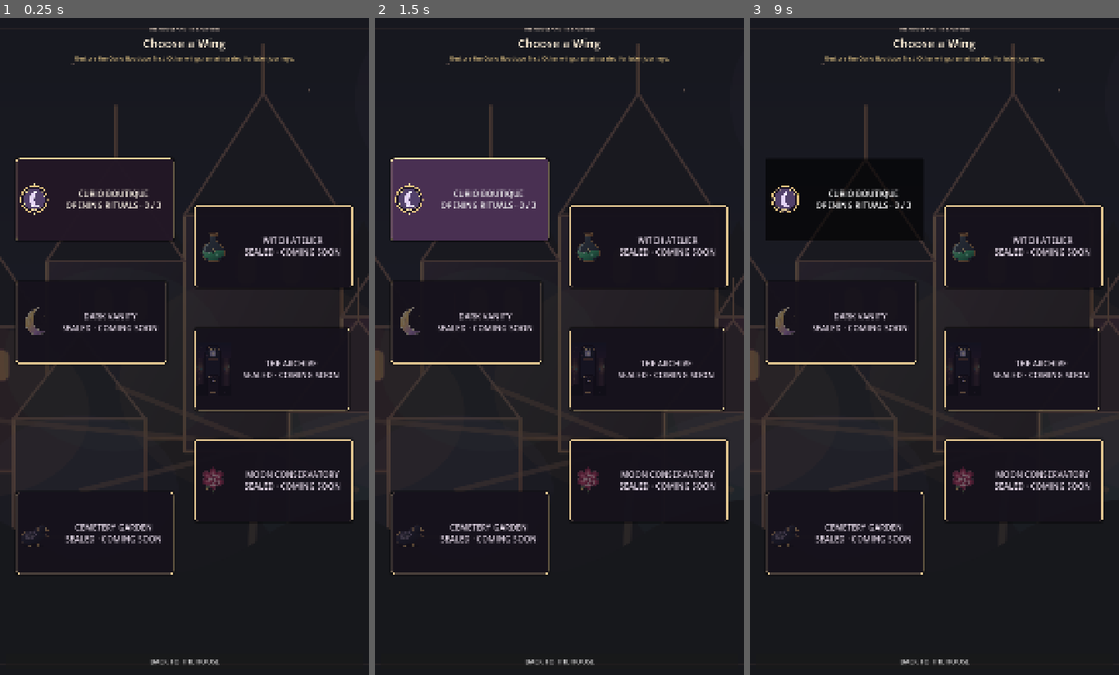
Above: before the commit, frames 1-3 (left to right).
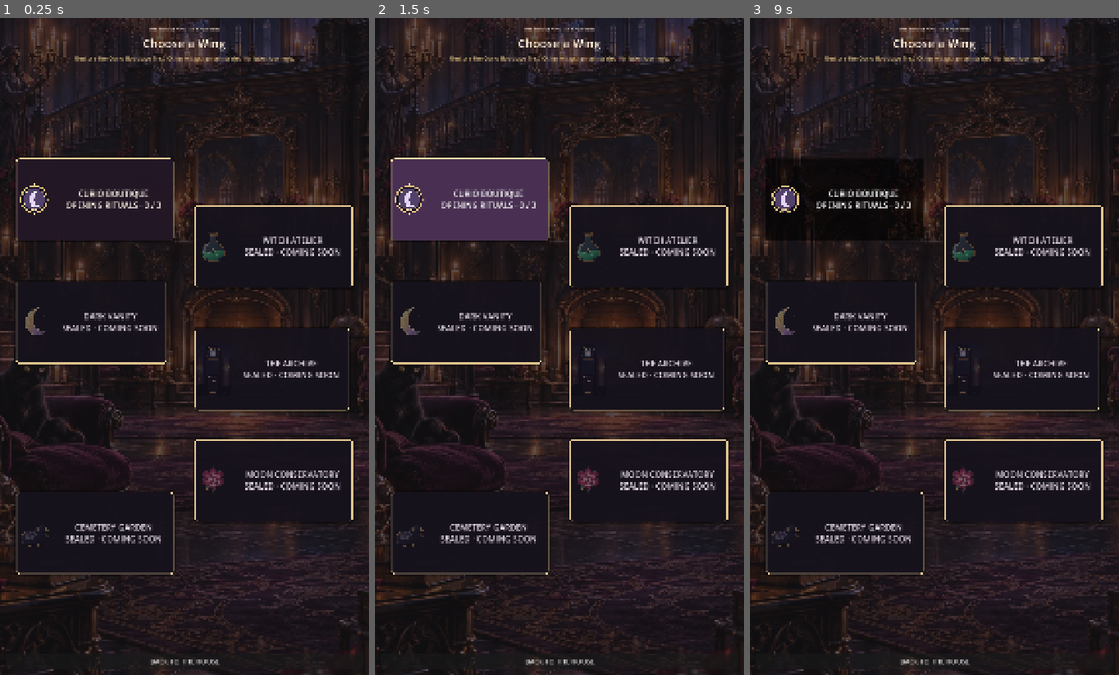
Above: after the commit, the same moments.

Repository: Jay-prodesign/akilta-match3
Game: Godot game, scene res://src/ui/map/chapter_select.tscn
Same seed, same stepped clock (60 frames per second), same inputs: the game is played once before the commit and once after it. This scene is started directly instead of the project's main scene.
Inputs (mouse positions are in pixels of both pictures, inside the frame that each line leads up to):
- Up to frame 1 (0.25 s): no input
- Up to frame 2 (1.5 s): click "CURIO BOUTIQUE OPENING RITUAL…" at 0.5 s; click "CURIO BOUTIQUE OPENING RITUAL…" at 1.25 s
- Up to frame 3 (9 s): click "CURIO BOUTIQUE OPENING RITUAL…" at 2 s; click "BACK TO THE HOUSE" at 2.75 s; move the mouse to (1015, 313) at 3.52 s; click (1015, 313) at 3.67 s; move the mouse to (860, 379) at 4.27 s; click (860, 379) at 4.42 s; move the mouse to (971, 201) at 5.02 s; click (971, 201) at 5.17 s; move the mouse to (916, 477) at 5.77 s; click (916, 477) at 5.92 s; move the mouse to (1045, 445) at 6.52 s; click (1045, 445) at 6.67 s; tap Enter at 7.25, 8.75 s; move the mouse to (823, 247) at 7.27 s; click (823, 247) at 7.42 s; tap Space at 8 s; move the mouse to (952, 346) at 8.02 s; click (952, 346) at 8.17 s; move the mouse to (879, 182) at 8.77 s; click (879, 182) at 8.92 s

The runs differ from the first frame. In frame 1, 11% of the frame differs, in the area x 0-100%, y 0-100%; in frame 2, 11%; in frame 3, 11%.

Commit message:
Connect Chapter Select to authored House world art

Diff:
--- a/assets/manifests/screen_asset_manifest.json
+++ b/assets/manifests/screen_asset_manifest.json
@@ -1252,6 +1252,42 @@
       ],
       "current_path": "assets/world/ch01_curio_boutique/hub_bg_grandhall.webp",
       "provenance": "AKILTA first-party authored House environment reused for cold-start continuity; replaces legacy north_star_splash.svg world-art fallback"
+    },
+    {
+      "asset_id": "chapters_bg_curio_house",
+      "screen": [
+        "S02"
+      ],
+      "block": "chapter_world",
+      "slot": "full_background",
+      "state": [
+        "default"
+      ],
+      "type": "background_art",
+      "dimensions": "shared_authored_raster_runtime",
+      "aspect_ratio": "portrait_cover",
+      "transparent": false,
+      "variants": [
+        "opening_wing"
+      ],
+      "reuse": "declared_reuse_of_S01_grand_hall_environment",
+      "priority": "P0",
+      "production_status": "runtime_connected_declared_reuse_candidate",
+      "technical_policy": "authored_raster_only_no_svg_fallback",
+      "architecture_owned": true,
+      "contract_owners": [
+        {
+          "screen": "S02",
+          "region": "world",
+          "block": "chapter_world",
+          "slot": "full_background",
+          "states": [
+            "default"
+          ]
+        }
+      ],
+      "current_path": "assets/world/ch01_curio_boutique/hub_bg_grandhall.webp",
+      "provenance": "AKILTA first-party authored House environment reused for the Chapter Select shell while future wing-specific art remains sealed"
     }
   ],
   "vertical_slice_art_policy": {
@@ -1263,7 +1299,8 @@
       "prestart_bg_curio_boutique",
       "prestart_ch01_level01_art",
       "gameplay_bg_curio_boutique",
-      "reliquary_bg_curio_boutique"
+      "reliquary_bg_curio_boutique",
+      "chapters_bg_curio_house"
     ],
     "current_integrated_raster_assets": [
       "assets/world/ch01_curio_boutique/hub_bg_grandhall.webp",
@@ -1282,7 +1319,8 @@
       "prestart_ch01_shared_art",
       "gameplay_bg_curio_boutique",
       "chapter_route_curio_boutique",
-      "reliquary_bg_curio_boutique"
+      "reliquary_bg_curio_boutique",
+      "chapters_bg_curio_house"
     ]
   },
   "architecture_contract": "content/product/screen_state_architecture.json",
--- a/src/ui/map/chapter_select.gd
+++ b/src/ui/map/chapter_select.gd
@@ -5,6 +5,7 @@
 signal chapter_requested(chapter_id: String)
 
 const PieceAssetLoader = preload("res://src/match3/presentation/piece_asset_loader.gd")
+const ScreenArt = preload("res://src/ui/shared/screen_art_registry.gd")
 const OPENING_LEVEL_COUNT := 3
 
 var progress
@@ -75,10 +76,10 @@
 	world_art.set_anchors_and_offsets_preset(Control.PRESET_FULL_RECT)
 	world_art.mouse_filter = Control.MOUSE_FILTER_IGNORE
 	world_art.z_index = -1
-	world_art.texture = PieceAssetLoader.ornament("res://assets/world/ch01_curio_boutique/chapter_world_map.svg")
+	world_art.texture = ScreenArt.texture("chapters_bg_curio_house")
 	world_art.expand_mode = TextureRect.EXPAND_IGNORE_SIZE
 	world_art.stretch_mode = TextureRect.STRETCH_KEEP_ASPECT_COVERED
-	world_art.modulate = Color(0.90, 0.82, 0.90, 0.58)
+	world_art.modulate = Color(0.82, 0.76, 0.90, 0.72)
 	add_child(world_art)
 	move_child(world_art, 0)
 
--- a/src/ui/shared/screen_art_registry.gd
+++ b/src/ui/shared/screen_art_registry.gd
@@ -8,6 +8,7 @@
 	"reliquary_bg_curio_boutique": "res://assets/world/ch01_curio_boutique/chapter_route_curio_boutique.webp",
 	"splash_bg_curio_boutique": "res://assets/world/ch01_curio_boutique/hub_bg_grandhall.webp",
 	"hub_bg_grandhall": "res://assets/world/ch01_curio_boutique/hub_bg_grandhall.webp",
+	"chapters_bg_curio_house": "res://assets/world/ch01_curio_boutique/hub_bg_grandhall.webp",
 	"prestart_bg_curio_boutique": "res://assets/world/ch01_curio_boutique/prestart_bg_curio_boutique.webp",
 	"prestart_ch01_level01_art": "res://assets/world/ch01_curio_boutique/prestart_level01_cabinet.webp",
 	"prestart_ch01_shared_art": "res://assets/world/ch01_curio_boutique/prestart_curio_boutique_shared.webp",
